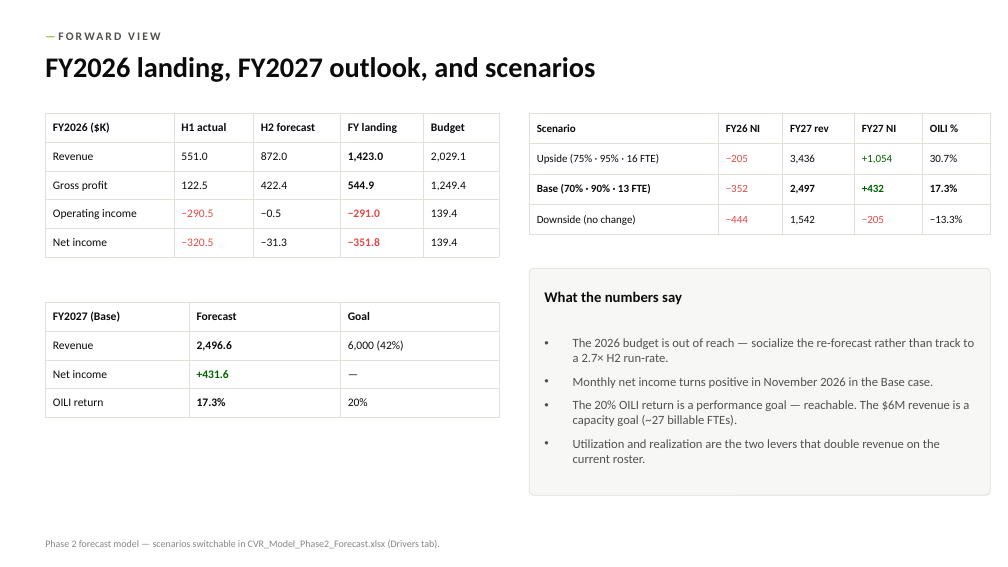
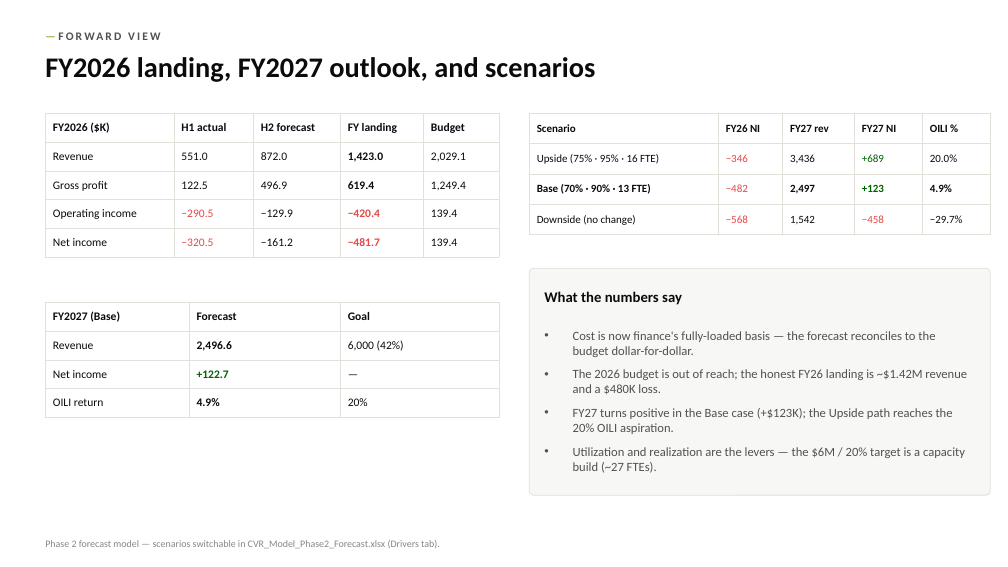
Before and after one commit to codlingjim-debug/CVR---Financial, a slide deck: slide 18 of reports/CVR_Deck_Jun2026.pptx. Drawn at 1008x567 pixels with LibreOffice and Linux fonts; fonts in the diff are those of the drawing. Boxes give left, top, right and bottom in pixels: in the first picture for what was removed or moved away, otherwise in the second. Text is boxed around its words. In the diff, an @@ line names an element or a change of style, - is before the commit and + after.

```diff
--- a/reports/CVR_Deck_Jun2026.pptx
+++ b/reports/CVR_Deck_Jun2026.pptx
@@ table at [45,113,499,250] @@
-row 3, column 3: 422.4
+row 3, column 3: 496.9
-row 3, column 4: 544.9
+row 3, column 4: 619.4
-row 4, column 3: −0.5
+row 4, column 3: −129.9
-row 4, column 4: −291.0
+row 4, column 4: −420.4
-row 5, column 3: −31.3
+row 5, column 3: −161.2
-row 5, column 4: −351.8
+row 5, column 4: −481.7
@@ table at [529,113,991,229] @@
-row 2: Upside (75% · 95% · 16 FTE) | −205 | 3,436 | +1,054 | 30.7%
+row 2: Upside (75% · 95% · 16 FTE) | −346 | 3,436 | +689 | 20.0%
-row 3: Base (70% · 90% · 13 FTE) | −352 | 2,497 | +432 | 17.3%
+row 3: Base (70% · 90% · 13 FTE) | −482 | 2,497 | +123 | 4.9%
-row 4: Downside (no change) | −444 | 1,542 | −205 | −13.3%
+row 4: Downside (no change) | −568 | 1,542 | −458 | −29.7%
@@ table at [45,302,499,410] @@
-row 3, column 2: +431.6
+row 3, column 2: +122.7
-row 4, column 2: 17.3%
+row 4, column 2: 4.9%
@@ text at [573,331,967,473]: text changed @@
-• The 2026 budget is out of reach — socialize the re-forecast rather than track to a 2.7× H2 run-rate.
-• Monthly net income turns positive in November 2026 in the Base case.
-• The 20% OILI return is a performance goal — reachable. The $6M revenue is a capacity goal (~27 billable FTEs).
-• Utilization and realization are the two levers that double revenue on the current roster.
+• Cost is now finance's fully-loaded basis — the forecast reconciles to the budget dollar-for-dollar.
+• The 2026 budget is out of reach; the honest FY26 landing is ~$1.42M revenue and a $480K loss.
+• FY27 turns positive in the Base case (+$123K); the Upside path reaches the 20% OILI aspiration.
+• Utilization and realization are the levers — the $6M / 20% target is a capacity build (~27 FTEs).
```
Also in this commit, not shown: 2 other slides changed, 6 other files.
